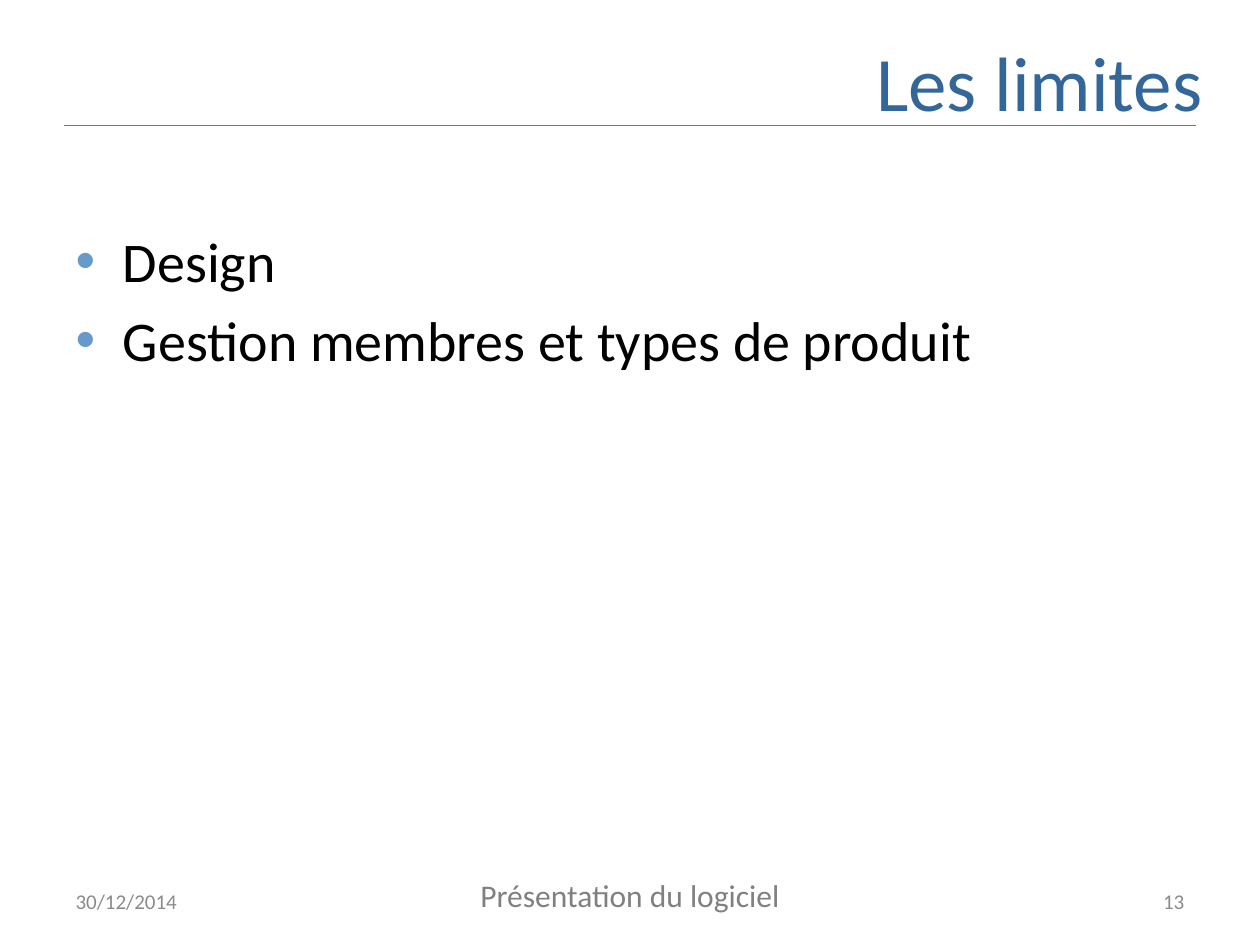
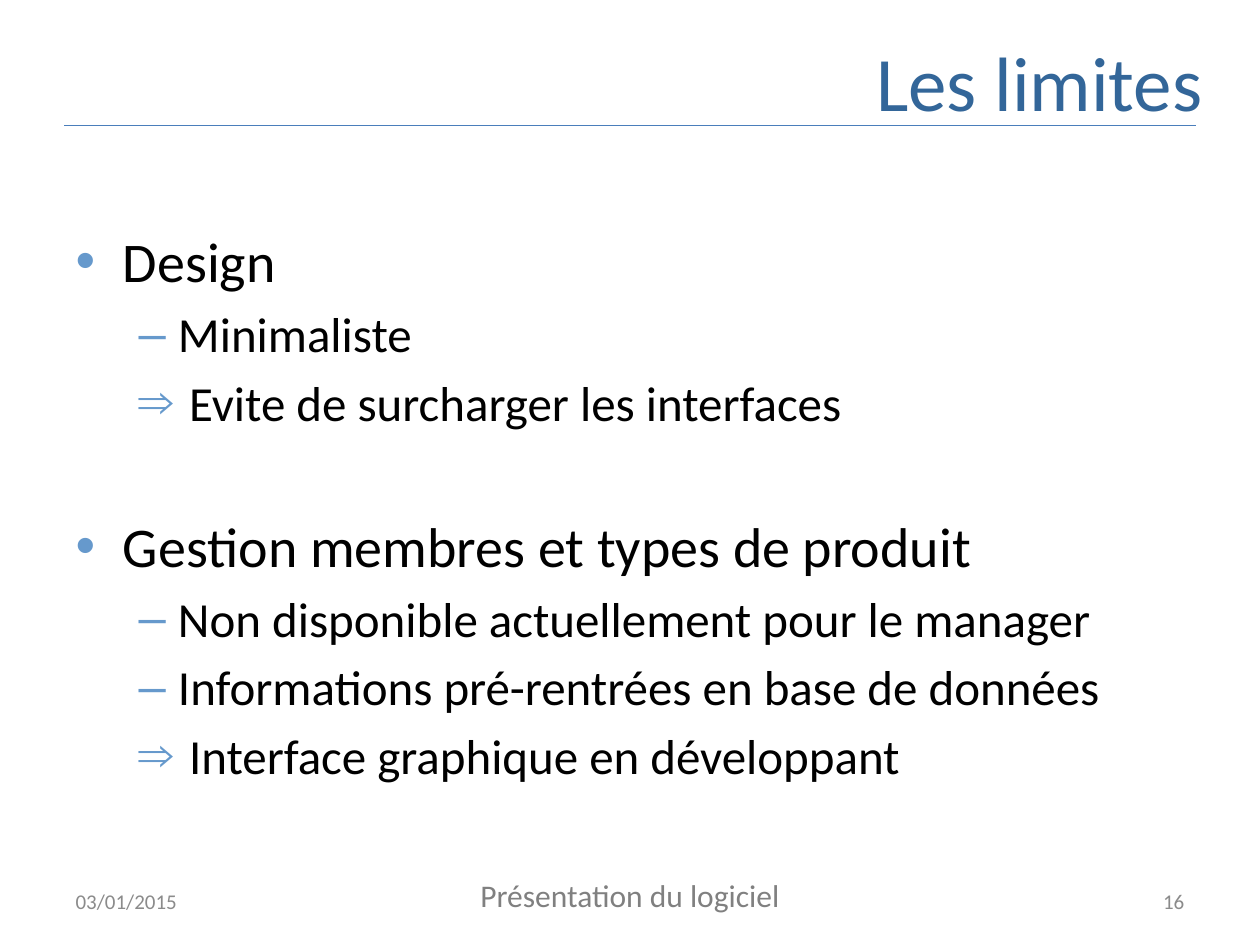
Before and after one commit to AppInfoCPE/genielog, a slide deck: slide 16 of Documentation/presentation.pptx (slide 13 before the commit). Drawn at 1260x945 pixels with LibreOffice and Linux fonts; fonts in the diff are those of the drawing. Boxes give left, top, right and bottom in pixels: in the first picture for what was removed or moved away, otherwise in the second. Text is boxed around its words. In the diff, an @@ line names an element or a change of style, - is before the commit and + after.

```diff
--- a/Documentation/presentation.pptx
+++ b/Documentation/presentation.pptx
@@ text at (x1=178, y1=318, x2=841, y2=430): paragraphs added @@
+  – Minimaliste
+  ⇒ Evite de surcharger les interfaces
@@ text at (x1=178, y1=603, x2=1100, y2=783): paragraphs added @@
+  – Non disponible actuellement pour le manager
+  – Informations pré-rentrées en base de données
+  ⇒ Interface graphique en développant
@@ text at (x1=76, y1=894, x2=177, y2=910): text changed @@
-30/12/2014
+03/01/2015
@@ page number at (x1=1163, y1=895, x2=1184, y2=909): text changed @@
-13
+16
```
Also in this commit, not shown: 15 other slides changed, 3 slides added, 2 other files.
